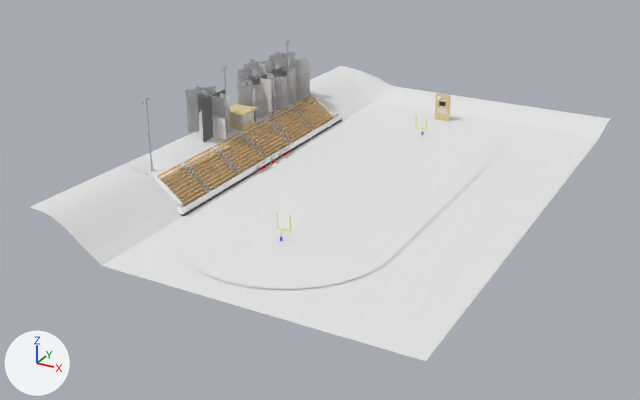
An edit to the Blender file Physics Football Simulation/Assets/Models/Stadium.blend, drawn before and after from the same camera.
One viewpoint serves both versions: a 50 mm lens placed at (342.0, -704.0, 321.0), pointed at (-30.0, -29.0, -16.0). Every picture has the same lights, and +X, +Y and +Z are marked at lower left.

In view in the first picture: 'Bleechers', 'Bleechers.001', 'Bleechers.003', 'Field', 'Ground', 'MediaCenter', 'Tree 1', 'Tree 2.003', 'Tree 2.005'.
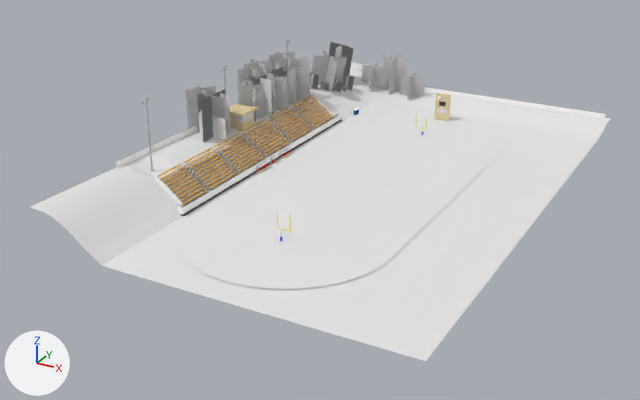
Pixel boxes (x1, y1, x2, y2) of what changed, in the pictures (640 x 400 px):
'Outside Fence', added: after (116, 62, 606, 168)
'Tree3', added: after (311, 51, 347, 92)
'Tree 2.013', added: after (383, 54, 407, 94)
'Tree3.002', added: after (400, 72, 425, 100)
'Tree3.001', added: after (362, 63, 386, 90)
'Tree 1.003', added: after (329, 42, 353, 80)
'Tree4', added: after (343, 74, 354, 91)
'Tree4.001', added: after (310, 73, 319, 90)
'Plant.001', added: after (333, 78, 343, 92)
'Plant', added: after (320, 81, 329, 91)

What changed in the scene script:
```text
Add me_plane_019:
    me_plane_019.from_pydata([(-4.67, 0.0, 0.0), (5.86, 0.0, 0.0), (-4.67, 0.0, 9.51), (5.86, 0.0, 9.51), (0.0, -4.67, 0.0), (0.0, 5.86, 0.0), (0.0, -4.67, 9.51), (0.0, 5.86, 9.51), (-4.67, 0.0, 0.0), (5.86, 0.0, 0.0), (-4.67, 0.0, 9.51), (5.86, 0.0, 9.51), (0.0, -4.67, 0.0), (0.0, 5.86, 0.0), (0.0, -4.67, 9.51), (0.0, 5.86, 9.51)], [], [(0, 1, 3, 2), (4, 5, 7, 6), (8, 10, 11, 9), (12, 14, 15, 13)])
    me_plane_019.materials.append(mat_plant1)  # its picture is missing
Add me_plane_025:
    me_plane_025.from_pydata([(-6.8, 0.0, 0.0), (7.3, 0.0, 0.0), (-6.8, 0.0, 18.0), (7.3, 0.0, 18.0), (0.3, -7.1, 0.0), (0.3, 7.1, 0.0), (0.3, -7.1, 18.0), (0.3, 7.1, 18.0), (-6.8, 0.0, 0.0), (7.3, 0.0, 0.0), (-6.8, 0.0, 18.0), (7.3, 0.0, 18.0), (0.3, -7.1, 0.0), (0.3, 7.1, 0.0), (0.3, -7.1, 18.0), (0.3, 7.1, 18.0)], [], [(0, 1, 3, 2), (4, 5, 7, 6), (8, 10, 11, 9), (12, 14, 15, 13)])
    me_plane_025.materials.append(mat_tree4)  # its picture is missing
Add me_cube_010:
    me_cube_010.from_pydata([(1.0, -148.0, 10.0), (1.0, 280.0, 3.0), (1.0, -148.0, 1.0), (1.0, 280.0, -6.0), (40.0, 280.0, 2.0), (40.0, 280.0, -6.0), (71.0, 280.0, -16.0), (71.0, 280.0, -24.0), (335.0, 280.0, -16.0), (335.0, 280.0, -24.0)], [], [(2, 3, 1, 0), (1, 3, 5, 4), (4, 5, 7, 6), (6, 7, 9, 8)])
    me_cube_010.materials.append(mat_fence)  # its picture is missing
Add ob_plant:
    ob_plant = bpy.data.objects.new('Plant', me_plane_019)
    ob_plant.location = (-142.6, 184.8, 20.6)
    ob_plant.rotation_euler = (0.0, 0.25, 0.0)  # degrees (0, 14, 0)
Add ob_plant_001:
    ob_plant_001 = bpy.data.objects.new('Plant.001', me_plane_019.copy())
    ob_plant_001.location = (-135.6, 199.8, 17.5)
    ob_plant_001.rotation_euler = (0.0, 0.385, 0.0)  # degrees (0, 22, 0)
    ob_plant_001.scale = (1.34, 1.34, 1.34)
Add ob_tree3:
    ob_tree3 = bpy.data.objects.new('Tree3', me_plane_024)  # 16 vertices, 4 faces; spans x -10.6..15.9, y -10.6..12.1, z -4.4..19.6; in mat_tree3 (its picture is missing)
    ob_tree3.location = (-149.3, 198.9, 24.0)
    ob_tree3.rotation_euler = (-0.165, -0.108, -0.627)  # degrees (-9.5, -6.2, -36)
    ob_tree3.scale = (1.9, 1.9, 1.9)
Add ob_tree4:
    ob_tree4 = bpy.data.objects.new('Tree4', me_plane_025)
    ob_tree4.location = (-129.5, 220.1, 13.3)
    ob_tree4.rotation_euler = (0.0, 0.143, 0.0)  # degrees (0, 8.2, 0)
Add ob_tree4_001:
    ob_tree4_001 = bpy.data.objects.new('Tree4.001', me_plane_025.copy())
    ob_tree4_001.location = (-152.5, 175.2, 23.0)
    ob_tree4_001.rotation_euler = (0.0, 0.143, 0.0)  # degrees (0, 8.2, 0)
Add ob_tree_1_003:
    ob_tree_1_003 = bpy.data.objects.new('Tree 1.003', me_plane_003.copy())  # the mesh of ob_tree_1
    ob_tree_1_003.location = (-149.2, 233.6, 20.6)
    ob_tree_1_003.rotation_euler = (0.0, 0.152, 0.0)  # degrees (0, 8.7, 0)
    ob_tree_1_003.scale = (1.15, 1.15, 1.15)
Add ob_tree3_001:
    ob_tree3_001 = bpy.data.objects.new('Tree3.001', me_plane_024.copy())
    ob_tree3_001.location = (-113.1, 257.7, 12.2)
    ob_tree3_001.rotation_euler = (-0.0383, -0.193, -1.427)  # degrees (-2.2, -11, -82)
    ob_tree3_001.scale = (1.33, 1.33, 1.33)
Add ob_tree3_002:
    ob_tree3_002 = bpy.data.objects.new('Tree3.002', me_plane_024.copy())
    ob_tree3_002.location = (-61.9, 259.0, 6.7)
    ob_tree3_002.rotation_euler = (-0.0383, -0.193, -1.427)  # degrees (-2.2, -11, -82)
    ob_tree3_002.scale = (1.33, 1.33, 1.33)
Add ob_tree_2_013:
    ob_tree_2_013 = bpy.data.objects.new('Tree 2.013', me_plane_004.copy())  # the mesh of ob_tree_2
    ob_tree_2_013.location = (-88.0, 266.6, 4.4)
    ob_tree_2_013.rotation_euler = (0.0, 0.0, -0.00622)  # degrees (0, 0, -0.4)
    ob_tree_2_013.scale = (1.28, 1.28, 1.28)
Add ob_outside_fence:
    ob_outside_fence = bpy.data.objects.new('Outside Fence', me_cube_010)
    ob_outside_fence.location = (-170.3, 0.0, 27.1)
```
